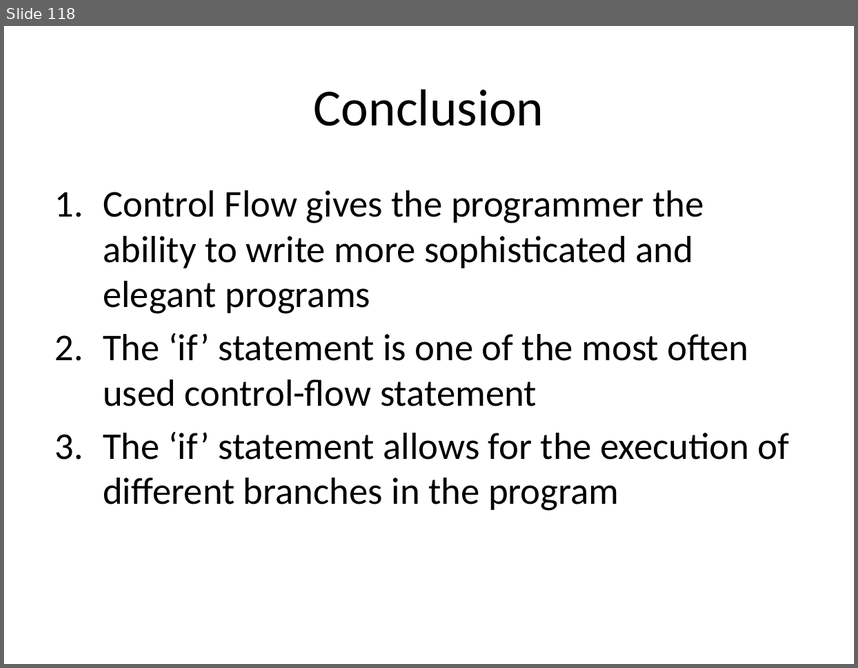
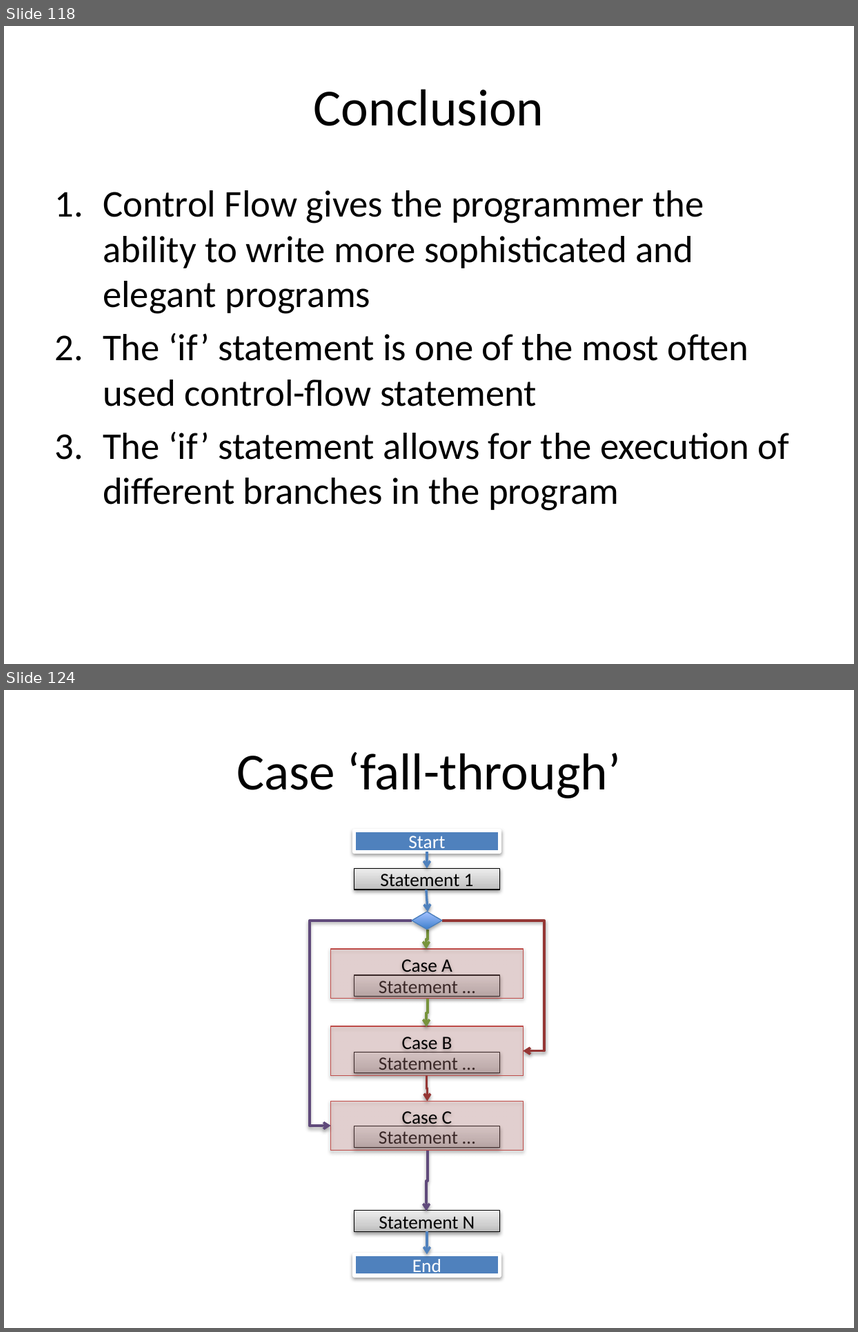
Before and after one commit to xiliax/web-programming-fundamentals, a slide deck: docs/learn-computer-programming.pptx. Shown one above the other, each under a label of ours: slide 118 before the commit, slides 118 and 124 after it; the slides between them are not shown. The pictures are 858x668 and 858x1332 pixels, drawn with LibreOffice and Linux fonts; fonts in the diff are those of the drawing. Boxes give left, top, right and bottom in pixels: in the first picture for what was removed or moved away, otherwise in the second. Text is boxed around its words. In the diff, an @@ line names an element or a change of style, - is before the commit and + after.

Commit message:
Updated document, slides and code example for c05s17 - JavaScript - Switch Statement

```diff
--- a/docs/learn-computer-programming.pptx
+++ b/docs/learn-computer-programming.pptx
@@ slide 124 added at [4, 690, 854, 1328], background #FFFFFF @@
@@ title added at [237, 752, 620, 798], 44 pt, text #000000 @@
+Case ‘fall-through’
@@ rectangle added at [355, 830, 499, 851], fill #4F81BD, outline #FFFFFF 3 pt, 16 pt, text #FFFFFF @@
+Start
@@ arrow added from (428, 851) to (428, 869), #4F81BD 2 pt @@
@@ rectangle added at [355, 869, 499, 890], fill gradient #BDBDBD to #D1D1D1 to #EEEEEE, outline #000000 0.75 pt, 16 pt, text #000000 @@
+Statement 1
@@ arrow added from (426, 890) to (428, 912), #4F81BD 2 pt @@
@@ diamond added at [412, 912, 443, 929], fill gradient #3F80CE to #A4C4FF, outline #4B7EBC 0.75 pt @@
@@ elbow arrow added from (412, 920) to (330, 1125), #604A7B 2 pt @@
@@ elbow arrow added from (428, 929) to (426, 949), #77933C 2 pt @@
@@ elbow arrow added from (441, 920) to (524, 1050), #953735 2 pt @@
@@ rectangle added at [330, 949, 523, 998], fill #D99694 at 27% opacity, outline #BF4C48 0.75 pt, 16 pt, text #000000 @@
+Case A
@@ rectangle added at [355, 975, 499, 996], fill gradient #BDBDBD to #D1D1D1 to #EEEEEE, outline #000000 0.75 pt, 16 pt, text #000000 @@
+Statement …
@@ elbow arrow added from (428, 998) to (426, 1027), #77933C 2 pt @@
@@ rectangle added at [330, 1026, 523, 1075], fill #D99694 at 27% opacity, outline #BF4C48 0.75 pt, 16 pt, text #000000 @@
+Case B
@@ rectangle added at [355, 1052, 499, 1072], fill gradient #BDBDBD to #D1D1D1 to #EEEEEE, outline #000000 0.75 pt, 16 pt, text #000000 @@
+Statement …
@@ elbow arrow added from (426, 1075) to (428, 1101), #953735 2 pt @@
@@ rectangle added at [330, 1101, 523, 1150], fill #D99694 at 27% opacity, outline #BF4C48 0.75 pt, 16 pt, text #000000 @@
+Case C
@@ rectangle added at [355, 1126, 499, 1147], fill gradient #BDBDBD to #D1D1D1 to #EEEEEE, outline #000000 0.75 pt, 16 pt, text #000000 @@
+Statement …
@@ elbow arrow added from (428, 1151) to (426, 1210), #604A7B 2 pt @@
@@ rectangle added at [355, 1210, 499, 1232], fill gradient #BDBDBD to #D1D1D1 to #EEEEEE, outline #000000 0.75 pt, 16 pt, text #000000 @@
+Statement N
@@ arrow added from (428, 1232) to (428, 1254), #4F81BD 2 pt @@
@@ rectangle added at [355, 1254, 499, 1275], fill #4F81BD, outline #FFFFFF 3 pt, 16 pt, text #FFFFFF @@
+End
```
Also in this commit, not shown: 1 slide changed, 6 other slides added, 12 other files.
